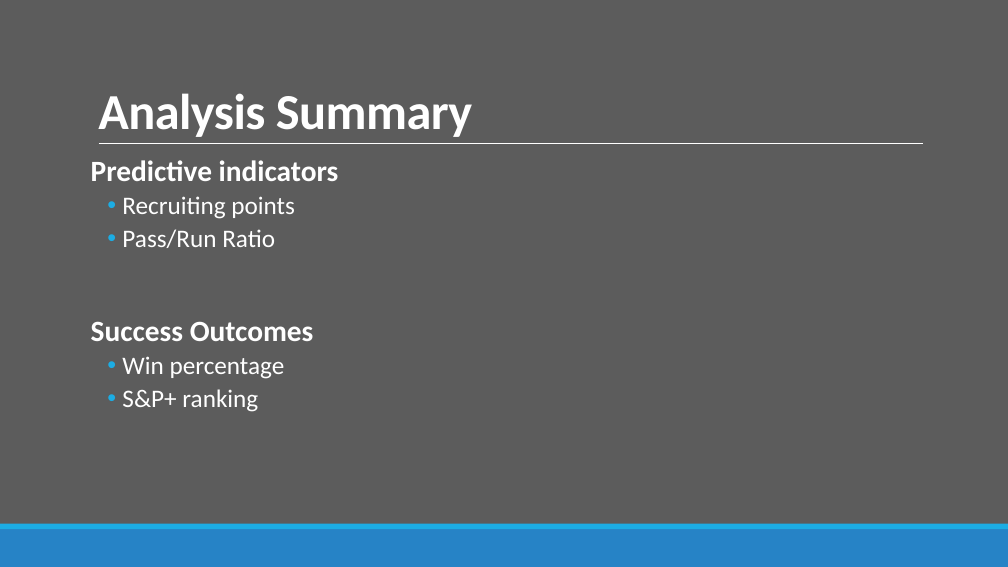
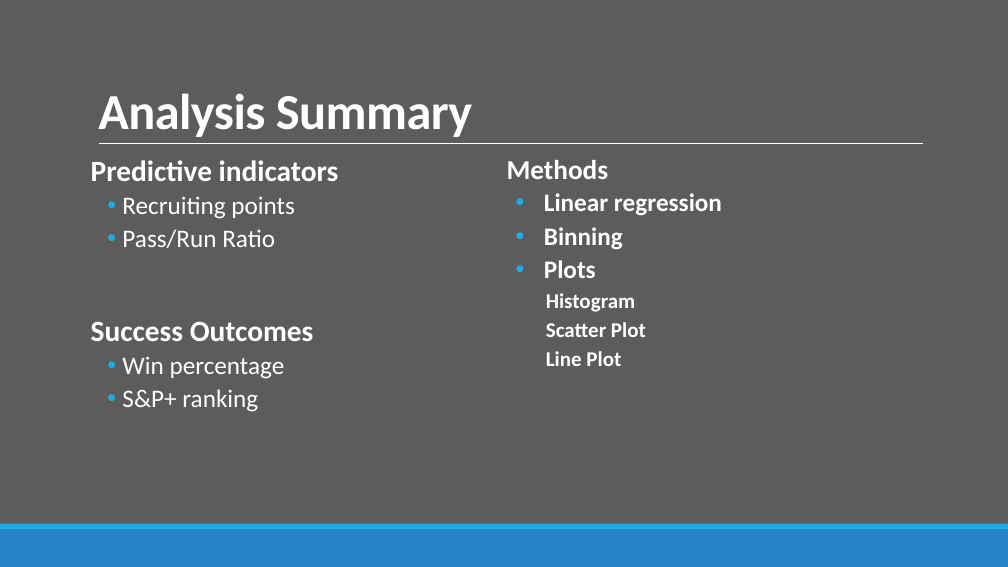
Before and after one commit to bdowd91/Project-1, a slide deck: slide 4 of CFBPresentation.pptx. Drawn at 1008x567 pixels with LibreOffice and Linux fonts; fonts in the diff are those of the drawing. Boxes give left, top, right and bottom in pixels: in the first picture for what was removed or moved away, otherwise in the second. Text is boxed around its words. In the diff, an @@ line names an element or a change of style, - is before the commit and + after.

```diff
--- a/CFBPresentation.pptx
+++ b/CFBPresentation.pptx
@@ text "Predictive indicators" at <box>91,160,722,412</box>: columns 1 to 2 @@
@@ text at <box>507,160,722,366</box>: paragraphs added @@
+Methods
+  • Linear regression
+  • Binning
+  • Plots
+      Histogram
+      Scatter Plot
+      Line Plot
```
Also in this commit, not shown: 1 slide added, 19 other files.
